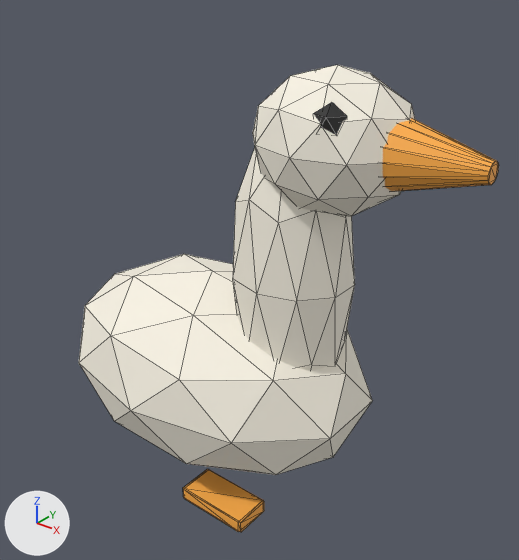
An edit to the glTF model assets/models/farm-kitchen/goose.glb, drawn before and after from the same camera.
Camera for both pictures: a 50 mm lens placed at (1.041, -1.125, 1.175), pointed at (0.104, 0.047, 0.449). Every picture has the same lights, and +X, +Y and +Z are marked at lower left. The older version comes first. Mesh edges are drawn as thin lines. Where no turn or scale is listed for an object, it has been applied to the vertices. Vertices at exactly the same position are counted once.

Names of what the first picture shows: 'beak', 'body', 'eye', 'head', 'left foot', 'neck'.
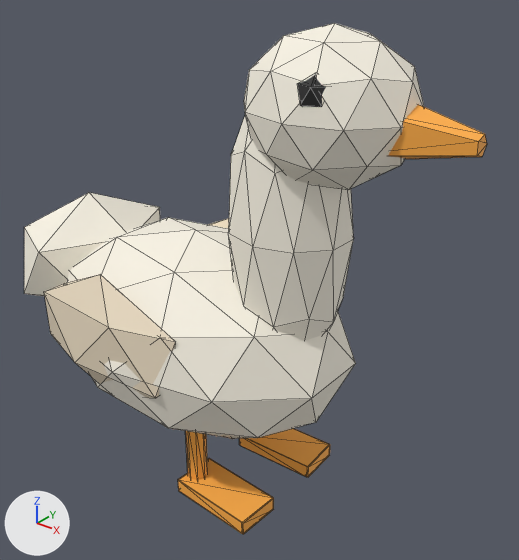
Where the change shows, as pixel boxes (x1, y1, x2, y2) in the pictures (519 x 560 px; the box of a moved part takes in the faces that stretch with it):
'body', moved, rescaled
    before: (79, 254, 373, 475)
    after: (67, 217, 356, 439)
'head', moved, rescaled (11% wider, 10% taller)
    before: (253, 65, 415, 216)
    after: (244, 23, 424, 189)
'neck', moved, rescaled
    before: (233, 148, 355, 371)
    after: (228, 115, 354, 341)
'folded left wing', added (beige)
    after: (44, 274, 176, 398)
'raised tail feathers', added
    after: (24, 192, 160, 296)
'beak', deleted (orange)
    before: (383, 118, 498, 191)
'webbed foot', added (orange)
    after: (178, 458, 274, 534)
'flat orange beak', added (orange)
    after: (388, 104, 487, 159)
'left foot', deleted (orange)
    before: (183, 469, 264, 532)
'webbed foot.001', added (orange)
    after: (239, 428, 330, 477)
'eye', recoloured, moved
    before: (313, 102, 347, 135)
    after: (297, 75, 326, 107)
'orange goose leg', added (orange)
    after: (185, 431, 208, 480)
'folded right wing', added (mostly hidden)
    after: (207, 218, 229, 229)
part 1 of me_棱角球_003, moved or reshaped (mostly hidden afterwards)
    before: (313, 102, 347, 135)
    after: (207, 218, 229, 229)

What changed in the scene script:
```text
Add mat_cream:
    mat_cream = principled_material('cream')
    mat_cream.base_color = (0.86, 0.74, 0.56)  # beige #efdfc5
    mat_cream.roughness = 0.65
Change me_棱角球_003:
    used by ob_eye; location = (0.37, -0.09, 0.88); scale = (0.035, 0.035, 0.035)
    remove me_棱角球_003.from_pydata(...)  # 12 vertices, 20 faces; spans x -0.89..0.89, y -0.85..0.85, z -1.0..1.0
    remove me_棱角球_003.materials.append(mat_black)  # black #272727
    add me_棱角球_003.from_pydata(...)  # 12 vertices, 20 faces; spans x -0.22..0.22, y -0.05..0.05, z -0.16..0.16
    me_棱角球_003 part 1: the whole mesh is scaled about its middle by (0.25, 0.055, 0.16)
    add me_棱角球_003.materials.append(mat_cream)  # beige #efdfc5
Add me_立方体_002:
    me_立方体_002.from_pydata(...)  # 24 vertices, 44 faces; spans x -0.113..0.113, y -0.06..0.06, z -0.018..0.018
    me_立方体_002.materials.append(mat_orange)  # orange #ffad45
Add me_立方体_001_1:
    me_立方体_001_1.from_pydata(...)  # 24 vertices, 44 faces; spans x -0.113..0.113, y -0.06..0.06, z -0.018..0.018
    me_立方体_001_1.materials.append(mat_orange)  # orange #ffad45
Add me_棱角球_001_1:
    me_棱角球_001_1.from_pydata(...)  # an icosphere of 20 faces spanning x -0.152..0.152, y -0.204..0.204, z -0.16..0.16
    me_棱角球_001_1.materials.append(mat_white)  # white #f9f3e5
Add me_柱体:
    me_柱体.from_pydata(...)  # an 8-sided cylinder along z spanning x -0.025..0.025, y -0.025..0.025, z -0.09..0.09
    me_柱体.materials.append(mat_orange)  # orange #ffad45
Add me_棱角球_002_1:
    me_棱角球_002_1.from_pydata(...)  # an icosphere of 20 faces spanning x -0.224..0.224, y -0.047..0.047, z -0.16..0.16
    me_棱角球_002_1.materials.append(mat_cream)  # beige #efdfc5
Add me_锥体_1:
    me_锥体_1.from_pydata(...)  # a 5-sided cut cone along x (radius 0.075 at the low end, 0.02 at the high end) spanning x -0.115..0.115, y -0.061..0.075, z -0.071..0.071
    me_锥体_1.materials.append(mat_orange)  # orange #ffad45
Remove ob_beak:
    ob_beak = bpy.data.objects.new('beak', me_锥体)
    ob_beak.location = (0.52, 0.0, 0.82)
Change ob_body:
    ob_body.location: (0.0, 0.0, 0.22) -> (-0.05, 0.0, 0.3)
    ob_body.scale: (0.42, 0.28, 0.24) -> (0.42, 0.28, 0.25)
Change ob_head:
    ob_head.location: (0.32, 0.0, 0.82) -> (0.31, 0.0, 0.88)
    ob_head.scale: (0.17, 0.14, 0.14) -> (0.18, 0.15, 0.15)
Remove ob_left_foot:
    ob_left_foot = bpy.data.objects.new('left foot', me_立方体)
    ob_left_foot.location = (0.16, -0.16, -0.03)
Change ob_neck:
    ob_neck.location: (0.23, 0.0, 0.52) -> (0.22, 0.0, 0.62)
    ob_neck.scale: (0.14, 0.12, 0.35) -> (0.14, 0.12, 0.34)
Add ob_webbed_foot_001:
    ob_webbed_foot_001 = bpy.data.objects.new('webbed foot.001', me_立方体_002)
    ob_webbed_foot_001.location = (0.13, 0.12, -0.06)
Add ob_webbed_foot:
    ob_webbed_foot = bpy.data.objects.new('webbed foot', me_立方体_001_1)
    ob_webbed_foot.location = (0.13, -0.12, -0.06)
Add ob_raised_tail_feathers:
    ob_raised_tail_feathers = bpy.data.objects.new('raised tail feathers', me_棱角球_001_1)
    ob_raised_tail_feathers.location = (-0.43, 0.0, 0.4)
Add ob_orange_goose_leg:
    ob_orange_goose_leg = bpy.data.objects.new('orange goose leg', me_柱体)
    ob_orange_goose_leg.location = (0.04, -0.12, 0.03)
Add ob_folded_right_wing:
    ob_folded_right_wing = bpy.data.objects.new('folded right wing', me_棱角球_003)
    ob_folded_right_wing.location = (-0.12, 0.23, 0.34)
Add ob_folded_left_wing:
    ob_folded_left_wing = bpy.data.objects.new('folded left wing', me_棱角球_002_1)
    ob_folded_left_wing.location = (-0.12, -0.23, 0.34)
Add ob_flat_orange_beak:
    ob_flat_orange_beak = bpy.data.objects.new('flat orange beak', me_锥体_1)
    ob_flat_orange_beak.location = (0.49, 0.0, 0.86)
```
